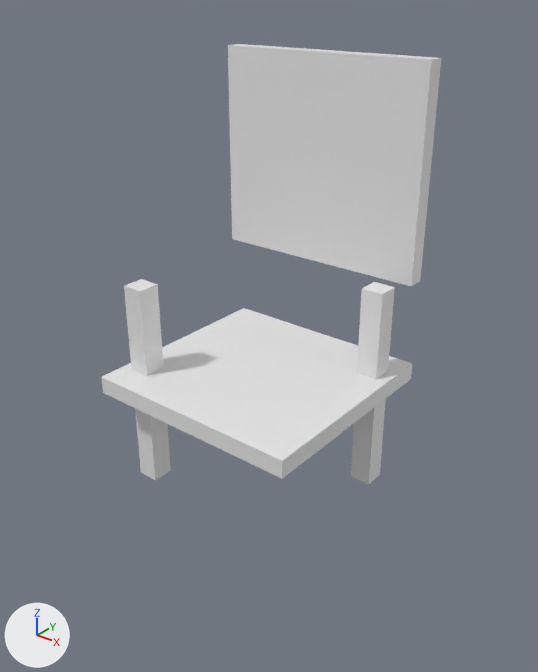
An edit to the OBJ model unity/Assets/Art/EarlyGame/garage-kit/garage-folding-chair.obj, drawn before and after from the same camera.
Before and after are seen from a 50 mm camera at (0.929, -1.128, 1.312) aimed at (0.015, 0.014, 0.603). Arrows for +X, +Y and +Z are at lower left; the lights stay in place. The picture after the commit comes second. Where no turn or scale is listed for an object, it has been applied to the vertices.

Names of what the first picture shows: 'garage-folding-chair'.
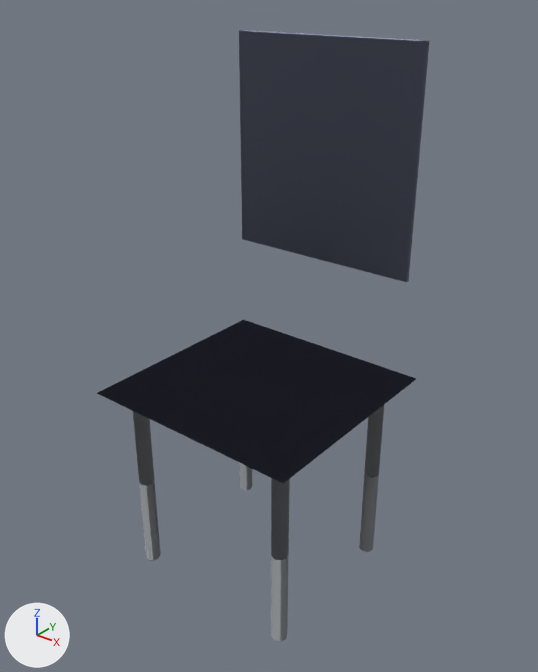
What differs and where, as boxes [x1, y1, x2, y2] in the pictures (538 x 672 px):
'garage-folding-chair', reshaped, recoloured (39% taller)
    before: [101, 44, 441, 484]
    after: [97, 30, 429, 642]
part 1 of me_garage_folding_chair, added
    after: [133, 411, 161, 561]
part 2 of me_garage_folding_chair, added
    after: [271, 478, 290, 642]
part 3 of me_garage_folding_chair, added
    after: [239, 462, 253, 490]
part 4 of me_garage_folding_chair, added
    after: [359, 405, 384, 552]
part 5 of me_garage_folding_chair, rebuilt
    before: [101, 308, 412, 479]
    after: [97, 320, 416, 483]
part 6 of me_garage_folding_chair, rebuilt (11% narrower)
    before: [228, 44, 441, 286]
    after: [239, 30, 429, 282]
part 7 of me_garage_folding_chair, deleted
    before: [124, 279, 171, 480]
part 8 of me_garage_folding_chair, deleted
    before: [351, 282, 395, 484]
part 9 of me_garage_folding_chair, added
    after: [251, 31, 420, 41]

Patch to the scene script:
```diff
--- a/unity/Assets/Art/EarlyGame/garage-kit/garage-folding-chair.obj.py
+++ b/unity/Assets/Art/EarlyGame/garage-kit/garage-folding-chair.obj.py
@@ me_garage_folding_chair @@
 # verts and faces of me_garage_folding_chair; kept vertices keep their numbers, new ones are numbered from 32
-me_garage_folding_chair.from_pydata(...)  # 32 vertices, 24 faces; spans x -0.25..0.25, y -0.24..0.24, z 0.24..1.17
+me_garage_folding_chair.from_pydata(...)  # 100 vertices, 111 faces; spans x -0.26..0.26, y -0.25..0.25, z 0.0..1.2
+# me_garage_folding_chair part 1: a new loose piece, an 8-sided cylinder along z spanning x -0.218..-0.182, y -0.198..-0.162, z 0.0..0.46, in mat_metal_frame (grey #999ea2)
+# me_garage_folding_chair part 2: a new loose piece, an 8-sided cylinder along z spanning x 0.182..0.218, y -0.198..-0.162, z 0.0..0.46, in mat_metal_frame (grey #999ea2)
+# me_garage_folding_chair part 3: a new loose piece, an 8-sided cylinder along z spanning x -0.218..-0.182, y 0.162..0.198, z 0.0..0.46, in mat_metal_frame (grey #999ea2)
+# me_garage_folding_chair part 4: a new loose piece, an 8-sided cylinder along z spanning x 0.182..0.218, y 0.162..0.198, z 0.0..0.46, in mat_metal_frame (grey #999ea2)
+# me_garage_folding_chair part 5: the loose piece of 8 vertices spanning x -0.25..0.25, y -0.24..0.24, z 0.48..0.52 is rebuilt with 16 vertices and now spans x -0.26..0.26, y -0.25..0.25, z 0.48, in mat_fabric_seat (greyish blue #a0a6c4)
+# me_garage_folding_chair part 6: the loose piece of 8 vertices spanning x -0.25..0.25, y 0.2..0.24, z 0.72..1.17 is rebuilt with 8 vertices and now spans x -0.23..0.23, y 0.215..0.225, z 0.72..1.2, in mat_fabric_back (greyish blue #99a0bc)
+# me_garage_folding_chair part 7: the loose piece of 8 vertices spanning x -0.225..-0.175, y -0.175..-0.125, z 0.24..0.72 is deleted
+# me_garage_folding_chair part 8: the loose piece of 8 vertices spanning x 0.175..0.225, y 0.125..0.175, z 0.24..0.72 is deleted
+# me_garage_folding_chair part 9
+verts[32] = (-0.214, 0.209, 1.2)  # pixel (242, 31)
+verts[33] = (-0.214, 0.231, 1.2)  # pixel (249, 30)
+verts[34] = (0.214, 0.231, 1.2)  # pixel (423, 40)
+verts[35] = (0.214, 0.209, 1.2)  # pixel (417, 41)
+faces += [(32, 33, 34, 35)]  # mat_fabric_back (greyish blue #99a0bc)
+me_garage_folding_chair.materials.append(mat_fabric_seat)  # greyish blue #a0a6c4
+me_garage_folding_chair.materials.append(mat_fabric_back)  # greyish blue #99a0bc
+me_garage_folding_chair.materials.append(mat_metal_frame)  # grey #999ea2
```
